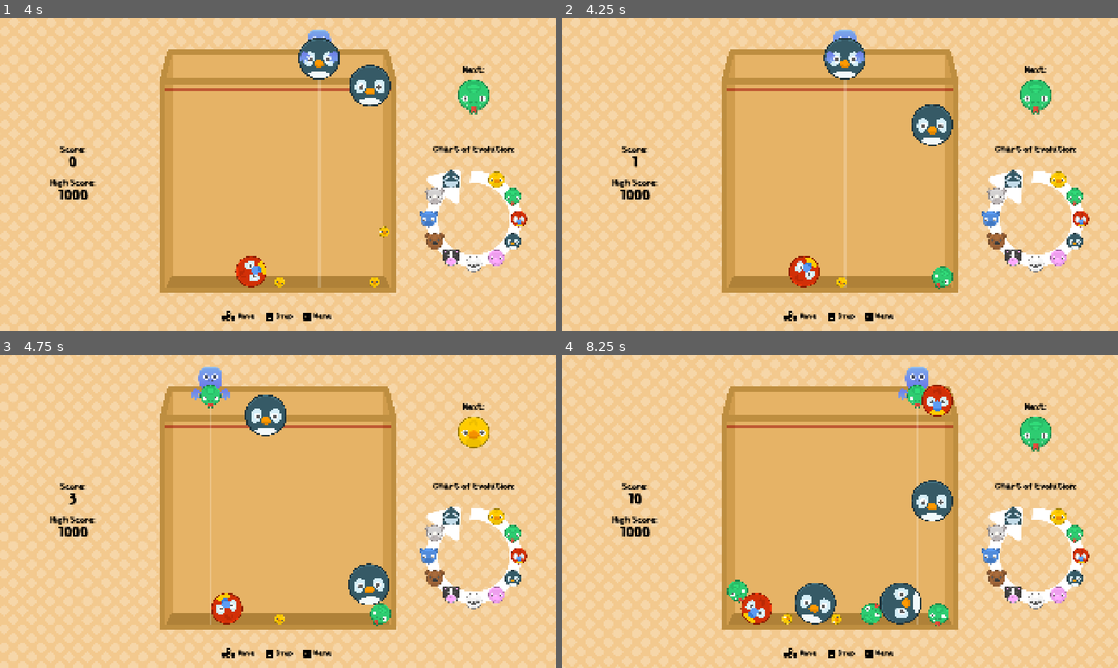
Above: before the commit, frames 1-4 (two rows, left to right).
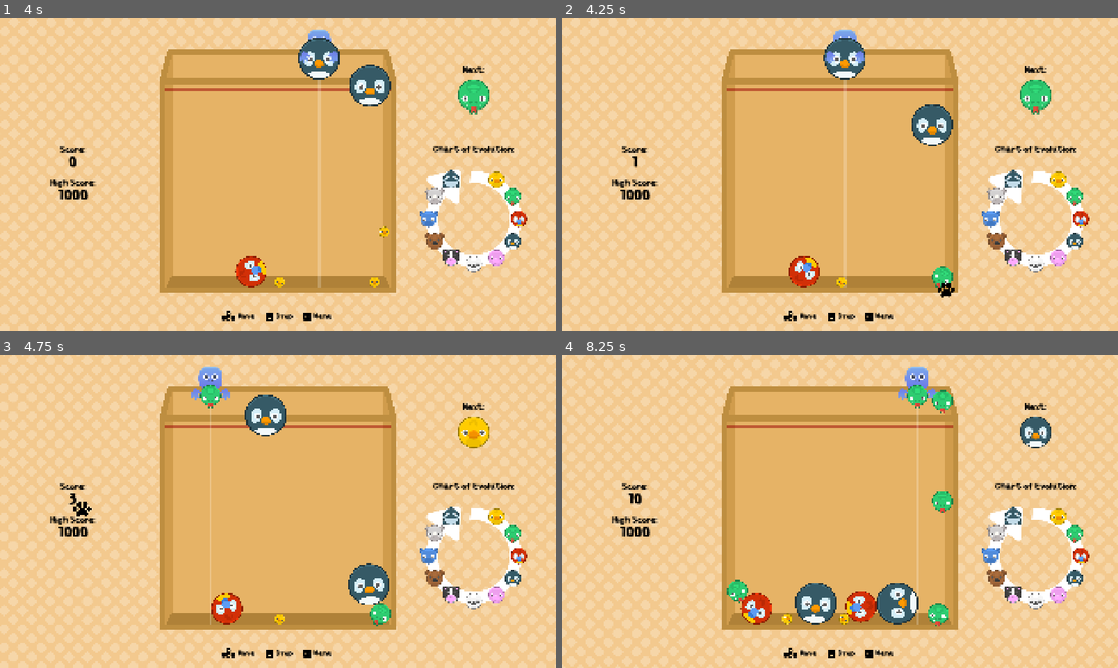
Above: after the commit, the same moments.

Repository: Quar15/drop-zoo-game
Game: Godot game, scene res://scenes/main.tscn
Same seed, same stepped clock (60 frames per second), same inputs: the game is played once before the commit and once after it. Sound files missing from this copy of the repository are replaced by a short silence.
Inputs (mouse positions are in pixels of both pictures, inside the frame that each line leads up to):
- Up to frame 1 (4 s): tap Enter at 0.5 s; move the mouse to (400, 158) at 0.52 s; hold D (right) 0.53-1.28 s; hold Space (action) 0.53-1.28 s; click (400, 158) at 0.67 s; move the mouse to (166, 190) at 1.27 s; hold A (left) 1.28-2.03 s; tap Space (action) at 1.35, 2.85 s; move the mouse to (333, 105) at 2.02 s; hold Space (action) 2.03-2.78 s; hold D (right) 2.03-3.53 s; move the mouse to (250, 237) at 2.77 s; click (250, 237) at 2.92 s; move the mouse to (444, 221) at 3.52 s; hold A (left) from 3.53 s (still down); hold Space (action) from 3.53 s (still down)
- Up to frame 2 (4.25 s): keep holding A (left); keep holding Space (action)
- Up to frame 3 (4.75 s): keep holding A (left); move the mouse to (111, 464) at 4.27 s; release Space (action) at 4.28 s; tap Space (action) at 4.35 s
- Up to frame 4 (8.25 s): move the mouse to (867, 511) at 5.02 s; hold Space (action) 5.03-5.78 s; click (867, 511) at 5.17 s; move the mouse to (756, 433) at 5.77 s; release A (left) at 5.78 s; hold D (right) 5.78-8.03 s; tap Space (action) at 5.85, 7.35 s; move the mouse to (962, 495) at 6.52 s; hold Space (action) 6.53-7.28 s; move the mouse to (728, 527) at 7.27 s; click (728, 527) at 7.42 s; move the mouse to (895, 442) at 8.02 s; hold A (left) from 8.03 s (still down); hold Space (action) from 8.03 s (still down)

Frame 1 is identical in both runs. In frame 2, less than 0.1% of the frame differs, in the area x 67-71%, y 84-90%; in frame 3, less than 0.1%; in frame 4, 3.0%, in the area x 41-88%, y 9-87%.

Commit message:
add: flying points effect

Diff:
--- /dev/null
+++ b/prefabs/GUI/flying_points.tscn
@@ -0,0 +1,21 @@
+[gd_scene format=3 uid="uid://jv3df7rso5br"]
+
+[ext_resource type="Texture2D" uid="uid://ckt56ka0qvgeg" path="res://assets/kenney/pattern_extra/paw.png" id="1_abvhk"]
+[ext_resource type="Script" uid="uid://cjtog6kann8tj" path="res://scripts/GUI/flying_points.gd" id="2_frg4o"]
+
+[node name="FlyingPoints" type="TextureRect" unique_id=2020558737]
+self_modulate = Color(0, 0, 0, 1)
+custom_maximum_size = Vector2(64, 64)
+anchors_preset = 8
+anchor_left = 0.5
+anchor_top = 0.5
+anchor_right = 0.5
+anchor_bottom = 0.5
+offset_left = -128.0
+offset_top = -128.0
+offset_right = 128.0
+offset_bottom = 128.0
+grow_horizontal = 2
+grow_vertical = 2
+texture = ExtResource("1_abvhk")
+script = ExtResource("2_frg4o")
--- a/prefabs/GUI/score_gui.tscn
+++ b/prefabs/GUI/score_gui.tscn
@@ -1,12 +1,17 @@
 [gd_scene format=3 uid="uid://leu5vjwsnwoe"]
 
 [ext_resource type="Script" uid="uid://bquujya0phvlv" path="res://scripts/GUI/score_gui.gd" id="1_elhta"]
+[ext_resource type="Theme" uid="uid://qnmlbkfmpc3i" path="res://resources/gui_theme.tres" id="1_xpn7m"]
+[ext_resource type="PackedScene" uid="uid://jv3df7rso5br" path="res://prefabs/GUI/flying_points.tscn" id="3_cpdid"]
 
-[node name="ScoreGUI" type="VBoxContainer" unique_id=1917382408 node_paths=PackedStringArray("score_label", "high_score_label")]
+[node name="ScoreGUI" type="VBoxContainer" unique_id=1917382408 node_paths=PackedStringArray("score_label", "high_score_label", "flying_points_parent")]
+theme = ExtResource("1_xpn7m")
 theme_override_constants/separation = 32
 script = ExtResource("1_elhta")
 score_label = NodePath("VBoxContainer/ScoreLabel")
 high_score_label = NodePath("VBoxContainer2/HighScoreLabel")
+flying_points_prefab = ExtResource("3_cpdid")
+flying_points_parent = NodePath(".")
 
 [node name="VBoxContainer" type="VBoxContainer" parent="." unique_id=760346977]
 custom_minimum_size = Vector2(376, 0)
--- a/prefabs/audio_manager.tscn
+++ b/prefabs/audio_manager.tscn
@@ -3,7 +3,8 @@
 [ext_resource type="Script" uid="uid://xqu0f7axbxow" path="res://scripts/globals/audio_manager.gd" id="1_dn1u1"]
 [ext_resource type="Script" uid="uid://bg8gbdrbdr7b3" path="res://scripts/globals/source_effect_resource.gd" id="2_6hqem"]
 [ext_resource type="Resource" uid="uid://ebcx7cwhn8si" path="res://resources/sound/sfx_animal_merge.tres" id="3_aymke"]
+[ext_resource type="Resource" uid="uid://bao2cbgrg8lkx" path="res://resources/sound/sfx_points_up.tres" id="4_6hqem"]
 
 [node name="AudioManager" type="Node2D" unique_id=1257390383]
 script = ExtResource("1_dn1u1")
-sound_effects = Array[ExtResource("2_6hqem")]([ExtResource("3_aymke")])
+sound_effects = Array[ExtResource("2_6hqem")]([ExtResource("3_aymke"), ExtResource("4_6hqem")])
--- /dev/null
+++ b/resources/sound/sfx_points_up.tres
@@ -0,0 +1,12 @@
+[gd_resource type="Resource" script_class="SoundEffect" format=3 uid="uid://bao2cbgrg8lkx"]
+
+[ext_resource type="Script" uid="uid://bg8gbdrbdr7b3" path="res://scripts/globals/source_effect_resource.gd" id="1_3e3ba"]
+[ext_resource type="AudioStream" uid="uid://tw3a8j8xa4kf" path="res://assets/sfx/ui_soundpack/Coffee1.wav" id="2_3e3ba"]
+
+[resource]
+script = ExtResource("1_3e3ba")
+type = 2
+sound_effect = ExtResource("2_3e3ba")
+volume = -12.0
+pitch_randomness = 0.5
+metadata/_custom_type_script = "uid://bg8gbdrbdr7b3"
--- a/scenes/main.tscn
+++ b/scenes/main.tscn
@@ -216,6 +216,14 @@
 score_gui = NodePath("MarginContainer2/ScoreGUI")
 next_animal_gui = NodePath("MarginContainer/VBoxContainer/NextAnimalGUI")
 
+[node name="FlyingPointsParent" type="Control" parent="GameWorld/GUICanvasLayer/GUI" unique_id=1499219002]
+layout_mode = 1
+anchors_preset = 15
+anchor_right = 1.0
+anchor_bottom = 1.0
+grow_horizontal = 2
+grow_vertical = 2
+
 [node name="MarginContainer" type="MarginContainer" parent="GameWorld/GUICanvasLayer/GUI" unique_id=1588437384]
 layout_mode = 1
 anchors_preset = 6
@@ -369,8 +377,9 @@
 grow_vertical = 2
 theme_override_constants/margin_left = 64
 
-[node name="ScoreGUI" parent="GameWorld/GUICanvasLayer/GUI/MarginContainer2" unique_id=1917382408 instance=ExtResource("22_pm3ni")]
-layout_mode = 2
+[node name="ScoreGUI" parent="GameWorld/GUICanvasLayer/GUI/MarginContainer2" unique_id=1917382408 node_paths=PackedStringArray("flying_points_parent") instance=ExtResource("22_pm3ni")]
+layout_mode = 2
+flying_points_parent = NodePath("../../FlyingPointsParent")
 
 [node name="MarginContainer3" type="MarginContainer" parent="GameWorld/GUICanvasLayer/GUI" unique_id=1762615488]
 layout_mode = 1
--- /dev/null
+++ b/scripts/GUI/flying_points.gd
@@ -0,0 +1,32 @@
+class_name FlyingPoints
+extends Control
+
+var tween: Tween
+var is_active: bool = false
+
+
+func animate(start_pos: Vector2, end_pos: Vector2, duration: float, delay: float) -> Tween:
+	is_active = true
+	if tween and tween.is_valid():
+		tween.kill()
+
+	hide()
+	self.position = start_pos
+
+	var scatter_pos := start_pos + Vector2(randf_range(-50.0, 50.0), randf_range(-50.0, 50.0))
+	var control_pos := (scatter_pos + end_pos) * 0.5 + Vector2(0.0, -80.0)
+
+	var move_along_arc := func(t: float) -> void:
+		var a := scatter_pos.lerp(control_pos, t)
+		var b := control_pos.lerp(end_pos, t)
+		self.position = a.lerp(b, t)
+
+	tween = create_tween()
+	tween.tween_interval(delay)
+	tween.tween_callback(show)
+	tween.tween_property(self, "position", scatter_pos, 0.1)
+	tween.tween_method(move_along_arc, 0.0, 1.0, duration)
+	tween.tween_callback(hide)
+	tween.tween_property(self, "is_active", false, 0)
+
+	return tween
--- a/scripts/GUI/score_gui.gd
+++ b/scripts/GUI/score_gui.gd
@@ -3,27 +3,71 @@
 
 var score_displayed: int = 0
 
-## Value change per second
 @export var score_increment_time: float = 2.0
 @export var score_label: RichTextLabel
 @export var high_score_label: RichTextLabel
 
-var tween: Tween = null
+@export var flying_points_prefab: PackedScene
+@export var flying_points_parent: Control
+var flying_points_pool: Array[FlyingPoints]
+var starting_font_size: int
+
+var text_tween: Tween = null
 
 
 func setup(high_score: int) -> void:
 	score_displayed = 0
 	score_label.text = "0"
 	high_score_label.text = "%d" % high_score
+	starting_font_size = score_label.get_theme_font_size("normal_font_size")
 
 
 func update_score(score: int, high_score: int) -> void:
-	if tween and is_instance_valid(tween):
-		tween.kill()
+	if text_tween and is_instance_valid(text_tween):
+		text_tween.kill()
 
-	tween = create_tween()
-	tween.set_parallel()
-	tween.tween_property(self, "score_displayed", score, score_increment_time)
-	tween.tween_method(func(_u): score_label.text = "%d" % score_displayed, 0, 0, score_increment_time)
+	text_tween = create_tween()
+	text_tween.set_parallel()
+	text_tween.tween_property(self, "score_displayed", score, score_increment_time)
+	text_tween.tween_method(
+		func(_u): score_label.text = "%d" % score_displayed, 0, 0, score_increment_time
+	)
 	if score > high_score:
-		tween.tween_method(func(_u): high_score_label.text = "%d" % score_displayed, 0, 0, score_increment_time)
+		text_tween.tween_method(
+			func(_u): high_score_label.text = "%d" % score_displayed, 0, 0, score_increment_time
+		)
+
+
+func _instantiate_or_reuse_flying_point() -> FlyingPoints:
+	for p: FlyingPoints in flying_points_pool:
+		if not p.is_active:
+			p.hide()
+			return p
+
+	var new_flying_points: FlyingPoints = flying_points_prefab.instantiate()
+	new_flying_points.hide()
+	flying_points_pool.append(new_flying_points)
+	flying_points_parent.add_child(new_flying_points)
+	return new_flying_points
+
+
+func animate_flying_points(start_pos: Vector2, points: int) -> void:
+	@warning_ignore("integer_division")
+	var points_to_spawn: int = max((points / 10) / 5, 1)
+	for p in range(points_to_spawn):
+
+		var fp: FlyingPoints = _instantiate_or_reuse_flying_point()
+
+		var points_gathered_sfx := func() -> void:
+			AudioManager.create_audio(SoundEffect.SOUND_EFFECT_TYPE.POINTS_UP)
+
+		var end_pos := score_label.get_global_transform() * (score_label.size * 0.5)
+
+		var tween: Tween = fp.animate(start_pos, end_pos, 0.5, p * 0.1)
+		tween.tween_callback(points_gathered_sfx)
+		tween.tween_property(
+			score_label, "theme_override_font_sizes/normal_font_size", starting_font_size + 12, 0.1
+		)
+		tween.tween_property(
+			score_label, "theme_override_font_sizes/normal_font_size", starting_font_size, 0.05
+		)
--- a/scripts/game_manager.gd
+++ b/scripts/game_manager.gd
@@ -38,6 +38,7 @@
 
 	score_manager.add_score(b.data.score)
 	printt("@DEBUG: Score added:", b.data.score)
+	gui_manager.score_gui.animate_flying_points(b.global_position, b.data.score)
 	b.setup(animal_resources[int(b.data.type) + 1])
 	b.hit_flash.play_hit_flash()
 	a.queue_free()
--- a/scripts/globals/source_effect_resource.gd
+++ b/scripts/globals/source_effect_resource.gd
@@ -6,6 +6,7 @@
 enum SOUND_EFFECT_TYPE {
 UI_CLICK,
 ANIMAL_MERGE,
+POINTS_UP,
 }
 
 @export_range(0, 10) var limit: int = 5  ## Maximum number of this SoundEffect to play simultaneously before culled.
Binary file added: assets/kenney/pattern_extra/paw.png
Not shown, added: assets/kenney/pattern_extra/paw.png.import
Not shown, added: scripts/GUI/flying_points.gd.uid
